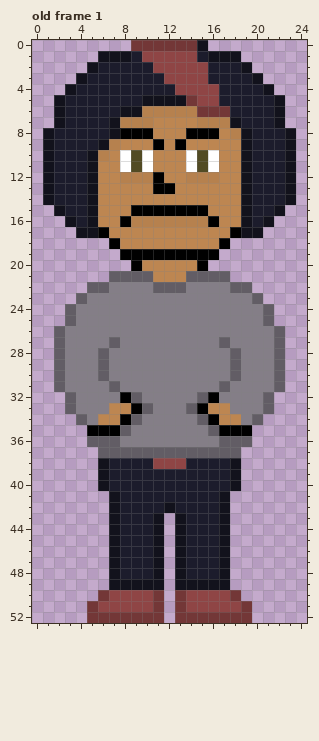
Two states of a pixel-art file, WIP/Karlos.aseprite. Above, as it was before the edit.
25x53 pixels, 10 frames. Shown: old frame 1.
And afterwards:
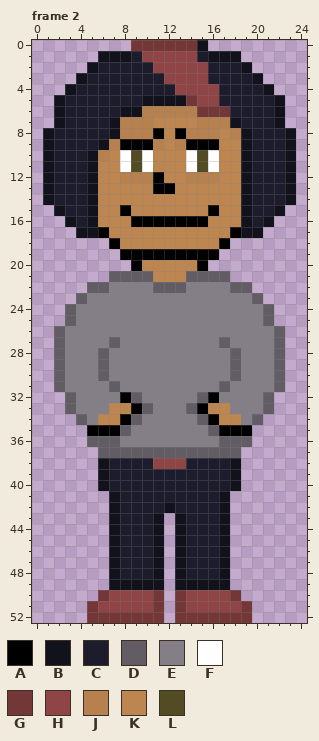
Palette (. is transparent): A #000000  B #12121c  C #1c1c2c  D #625d65  E #847e87  F #ffffff  G #733737  H #8f4545  J #b6814e  K #bd8651  L #524b24
A new or re-ordered frame is compared with the old frame closest to it.
Change:
frames 10 -> 11
Changed rows in their new state; - is an unchanged pixel.
Frame 2 is new; against old frame 1:
first column x 8:
 8 JJJA-AJJJ
 9 AAAJ-JAAA
first column x 8:
15 AKKKKKKKA
16 KAAAAAAAK
Where, in picture pixels (left, top, right, bottom), the same in both pictures:
changed: (120, 128, 219, 150)
changed: (120, 205, 219, 227)
